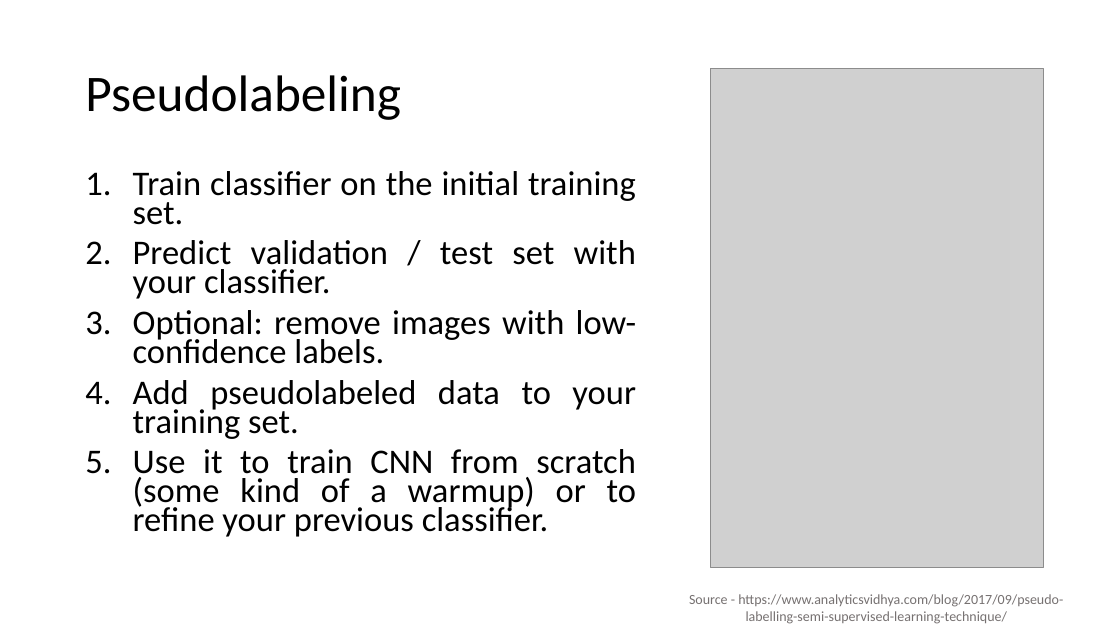
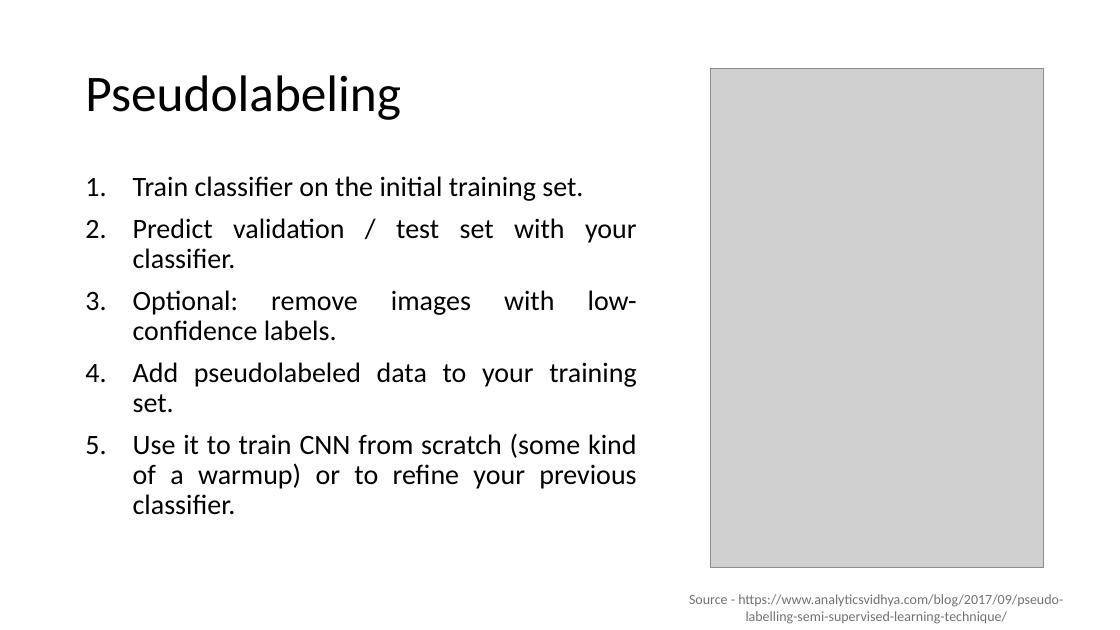
Before and after one commit to hokmund/cnn-tips-and-tricks, a slide deck: slide 31 of cnn-tips-and-tricks.pptx. Drawn at 1120x630 pixels with LibreOffice and Linux fonts; fonts in the diff are those of the drawing; grey boxes stand for pictures. Boxes give left, top, right and bottom in pixels: in the first picture for what was removed or moved away, otherwise in the second. Text is boxed around its words. In the diff, an @@ line names an element or a change of style, - is before the commit and + after.

```diff
--- a/cnn-tips-and-tricks.pptx
+++ b/cnn-tips-and-tricks.pptx
@@ text "Train classifier on the initial ..." at [133, 176, 637, 515]: size 29.6 to 24 pt; line spacing 0.7 to 0.9 @@
```
Also in this commit, not shown: 3 other files.
